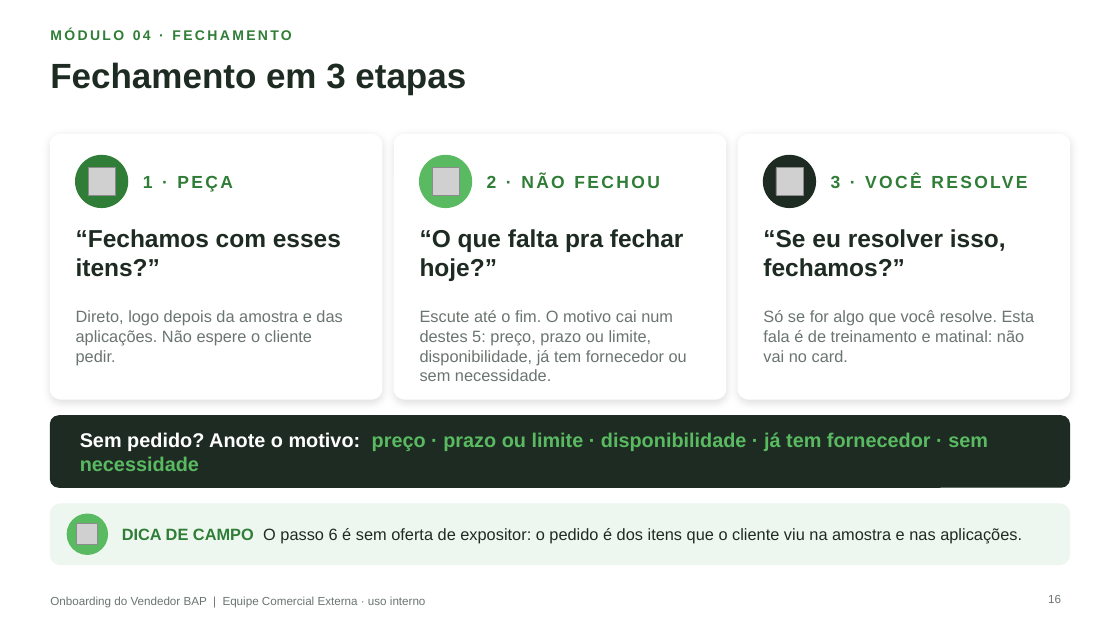
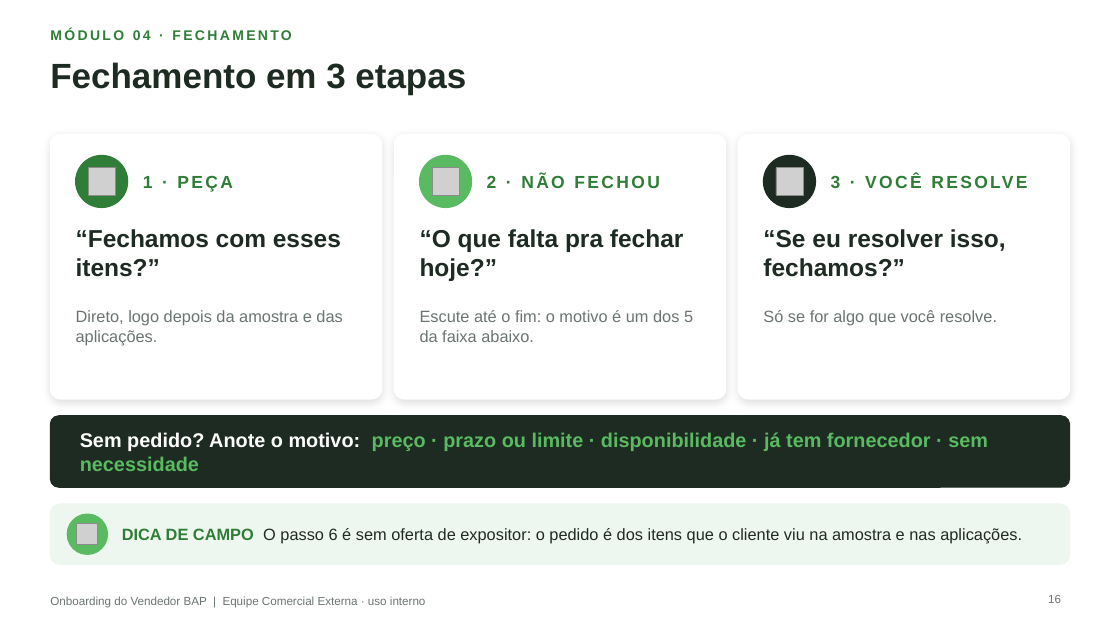
Before and after one commit to aloirr/bapajudacatalogo, a slide deck: slide 16 of catalogo_grafico/entregas/Treinamento_Onboarding_Vendedor_BAP_Vendedores.pptx. Drawn at 1120x630 pixels with LibreOffice and Linux fonts; fonts in the diff are those of the drawing; grey boxes stand for pictures; background and template pictures are left out. Boxes give left, top, right and bottom in pixels: in the first picture for what was removed or moved away, otherwise in the second. Text is boxed around its words. In the diff, an @@ line names an element or a change of style, - is before the commit and + after.

```diff
--- a/catalogo_grafico/entregas/Treinamento_Onboarding_Vendedor_BAP_Vendedores.pptx
+++ b/catalogo_grafico/entregas/Treinamento_Onboarding_Vendedor_BAP_Vendedores.pptx
@@ text at [76,310,342,346]: text changed @@
-Direto, logo depois da amostra e das aplicações. Não espere o cliente pedir.
+Direto, logo depois da amostra e das aplicações.
@@ text at [420,310,693,342]: text changed @@
-Escute até o fim. O motivo cai num destes 5: preço, prazo ou limite, disponibilidade, já tem fornecedor ou sem necessidade.
+Escute até o fim: o motivo é um dos 5 da faixa abaixo.
@@ text at [763,310,997,326]: text changed @@
-Só se for algo que você resolve. Esta fala é de treinamento e matinal: não vai no card.
+Só se for algo que você resolve.
```
Also in this commit, not shown: 14 other slides changed, 30 other files.
